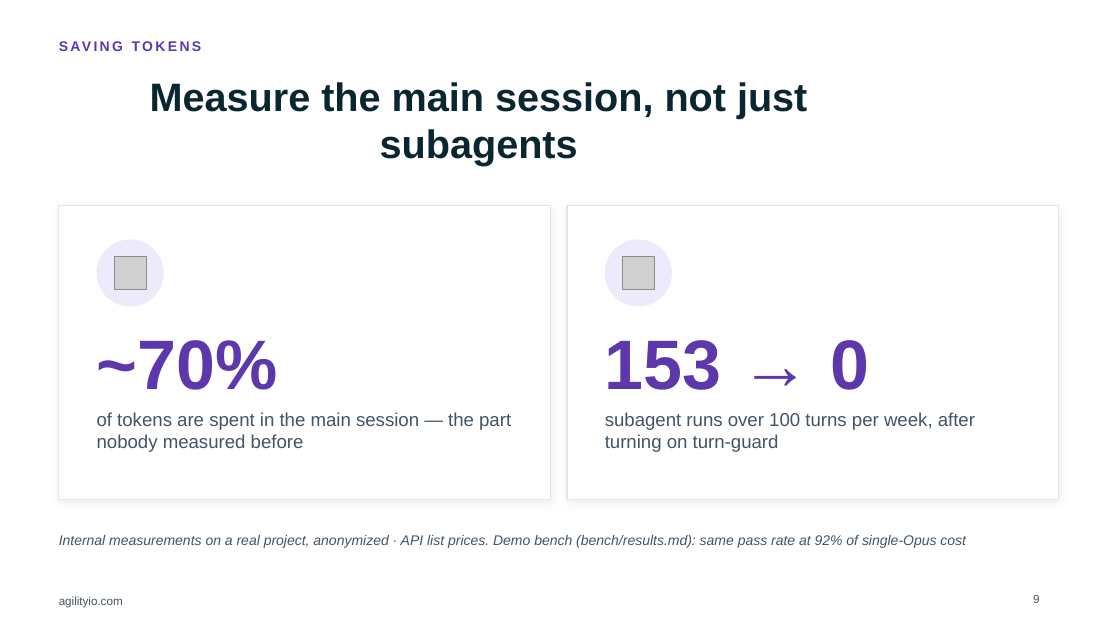
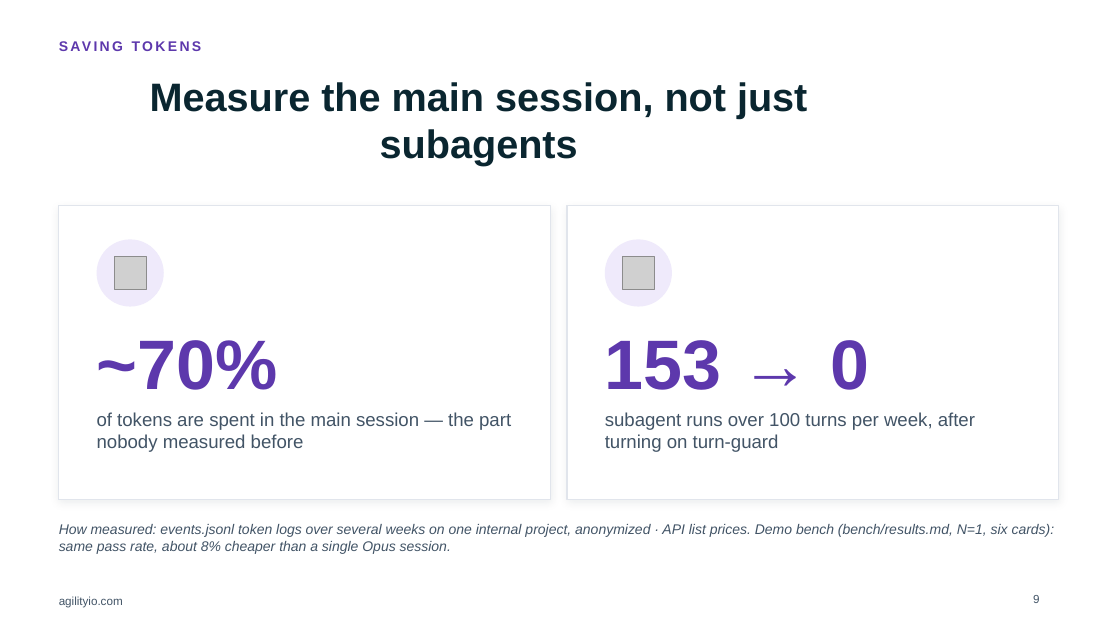
Before and after one commit to trungungtoan-agilityio/AgiAgentKit, a slide deck: slide 9 of docs/talk/Session-Superadvisor-AgilityIO.pptx. Drawn at 1120x630 pixels with LibreOffice and Linux fonts; fonts in the diff are those of the drawing; grey boxes stand for pictures; background and template pictures are left out. Boxes give left, top, right and bottom in pixels: in the first picture for what was removed or moved away, otherwise in the second. Text is boxed around its words. In the diff, an @@ line names an element or a change of style, - is before the commit and + after.

```diff
--- a/docs/talk/Session-Superadvisor-AgilityIO.pptx
+++ b/docs/talk/Session-Superadvisor-AgilityIO.pptx
@@ text at [59, 524, 1055, 554]: text changed @@
-Internal measurements on a real project, anonymized · API list prices. Demo bench (bench/results.md): same pass rate at 92% of single-Opus cost
+How measured: events.jsonl token logs over several weeks on one internal project, anonymized · API list prices. Demo bench (bench/results.md, N=1, six cards): same pass rate, about 8% cheaper than a single Opus session.
@@ text "How measured: events.jsonl token logs ..." at [59, 524, 1055, 554]: vertical alignment middle to top @@
```
Also in this commit, not shown: 4 other slides changed, 16 other files.
